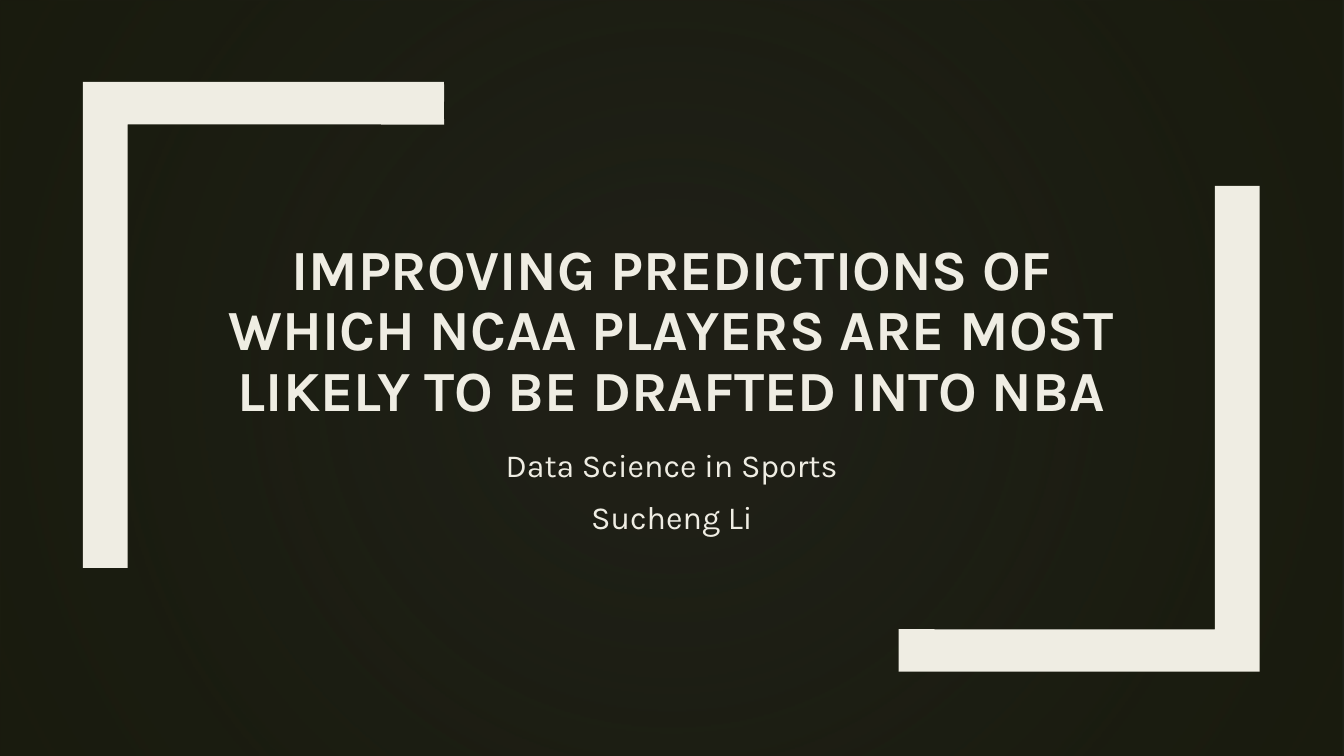
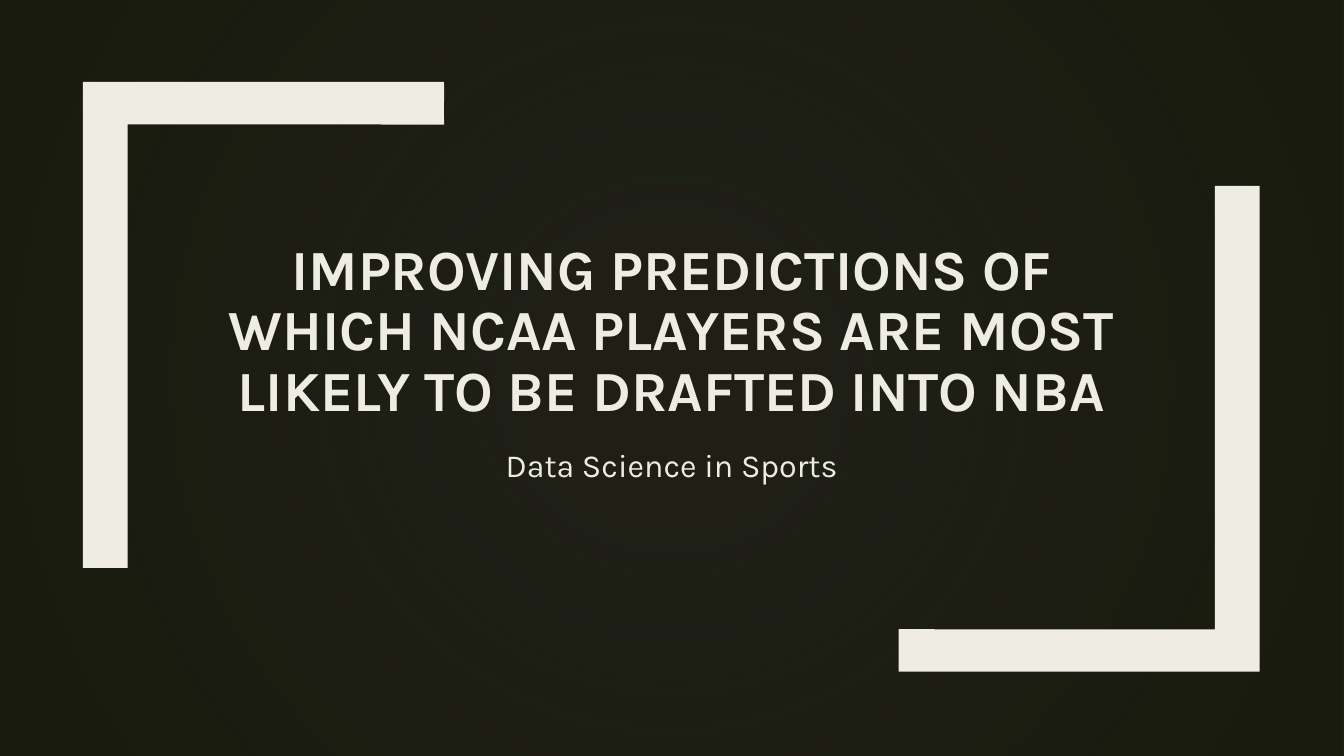
Before and after one commit to kkgob/Predictive-Model-for-Drafting-College-Basketball-Players, a slide deck: slide 1 of reports/report_pptx.pptx. Drawn at 1344x756 pixels with LibreOffice and Linux fonts; fonts in the diff are those of the drawing; background and template pictures are left out; a plain dark background stands for a picture behind light text. Boxes give left, top, right and bottom in pixels: in the first picture for what was removed or moved away, otherwise in the second. Text is boxed around its words. In the diff, an @@ line names an element or a change of style, - is before the commit and + after.

```diff
--- a/reports/report_pptx.pptx
+++ b/reports/report_pptx.pptx
@@ subtitle at (591, 507, 753, 537): paragraph removed @@
-Sucheng Li
```
Also in this commit, not shown: 2 other files.
